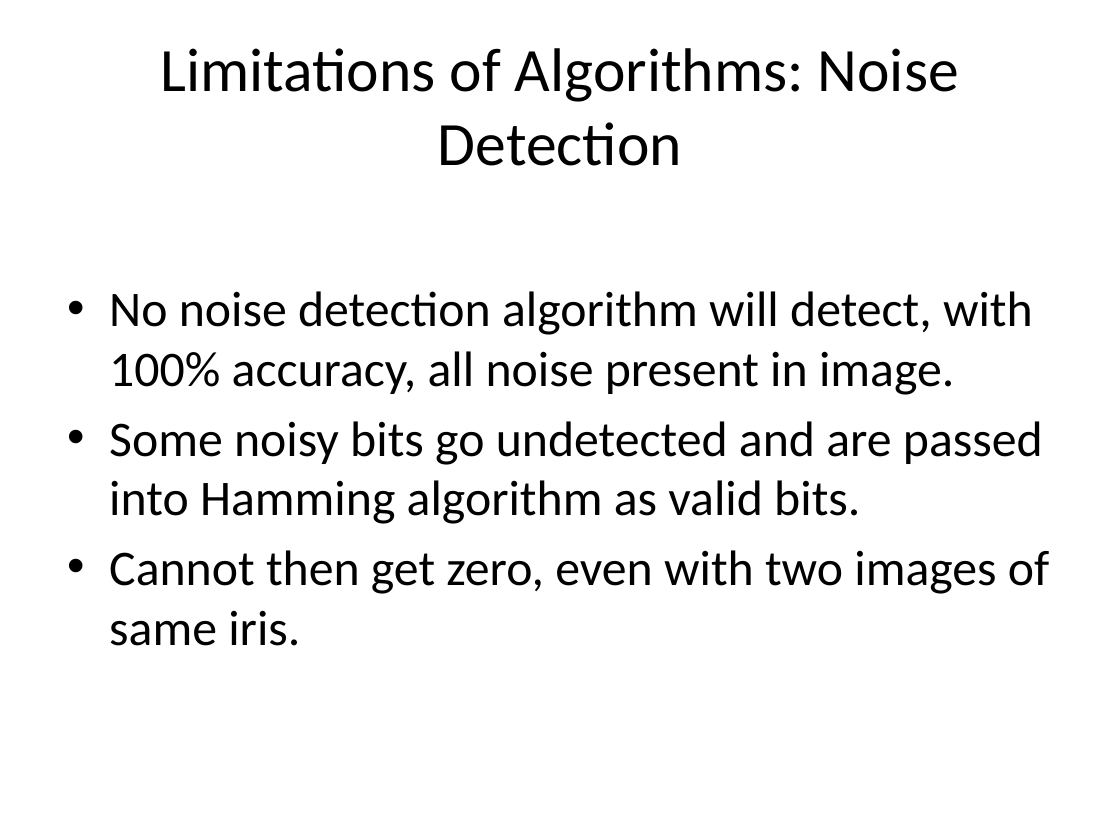
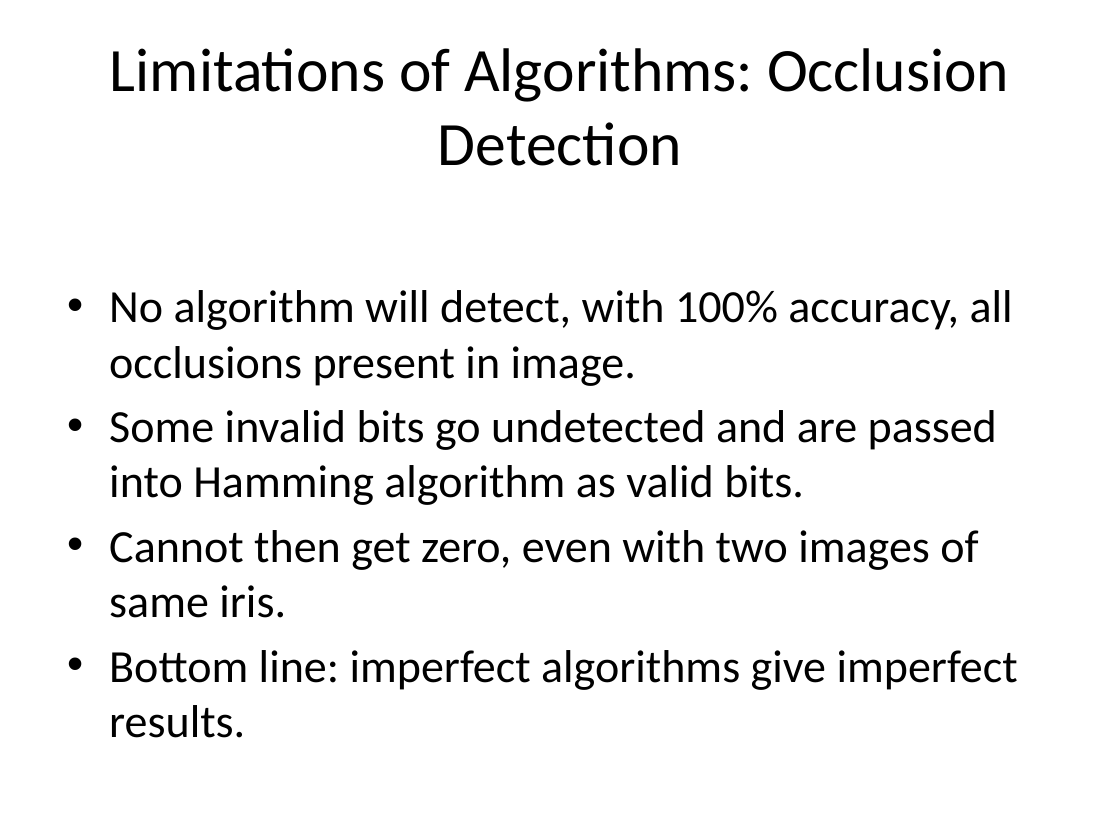
Before and after one commit to chetanadey77/irisrecognition09, a slide deck: slide 27 of Reports/Group_Presentation.pptx (slide 28 before the commit). Drawn at 1120x840 pixels with LibreOffice and Linux fonts; fonts in the diff are those of the drawing; background and template pictures are left out. Boxes give left, top, right and bottom in pixels: in the first picture for what was removed or moved away, otherwise in the second. Text is boxed around its words. In the diff, an @@ line names an element or a change of style, - is before the commit and + after.

```diff
--- a/Reports/Group_Presentation.pptx
+++ b/Reports/Group_Presentation.pptx
@@ title at (x1=110, y1=48, x2=1009, y2=166): text changed @@
-Limitations of Algorithms: Noise Detection
+Limitations of Algorithms: Occlusion Detection
@@ text at (x1=109, y1=290, x2=1013, y2=505): text changed; size 32 to 29.6 pt @@
-• No noise detection algorithm will detect, with 100% accuracy, all noise present in image.
-• Some noisy bits go undetected and are passed into Hamming algorithm as valid bits.
+• No algorithm will detect, with 100% accuracy, all occlusions present in image.
+• Some invalid bits go undetected and are passed into Hamming algorithm as valid bits.
@@ text at (x1=109, y1=530, x2=978, y2=618): size 32 to 29.6 pt in "Cannot then get zero, even with two ..." @@
@@ text at (x1=109, y1=650, x2=1018, y2=738): paragraph added @@
+• Bottom line: imperfect algorithms give imperfect results.
```
Also in this commit, not shown: 10 other slides changed, 1 slide removed, 1 other file.
